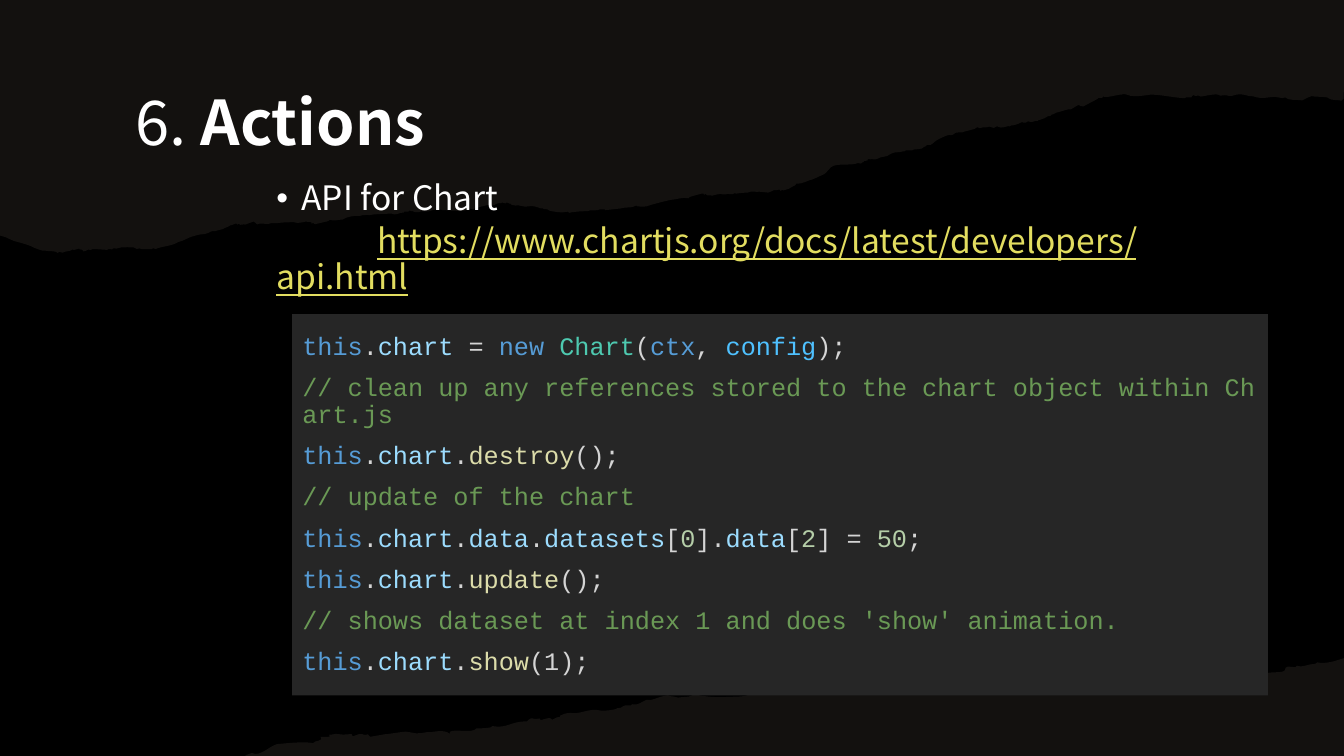
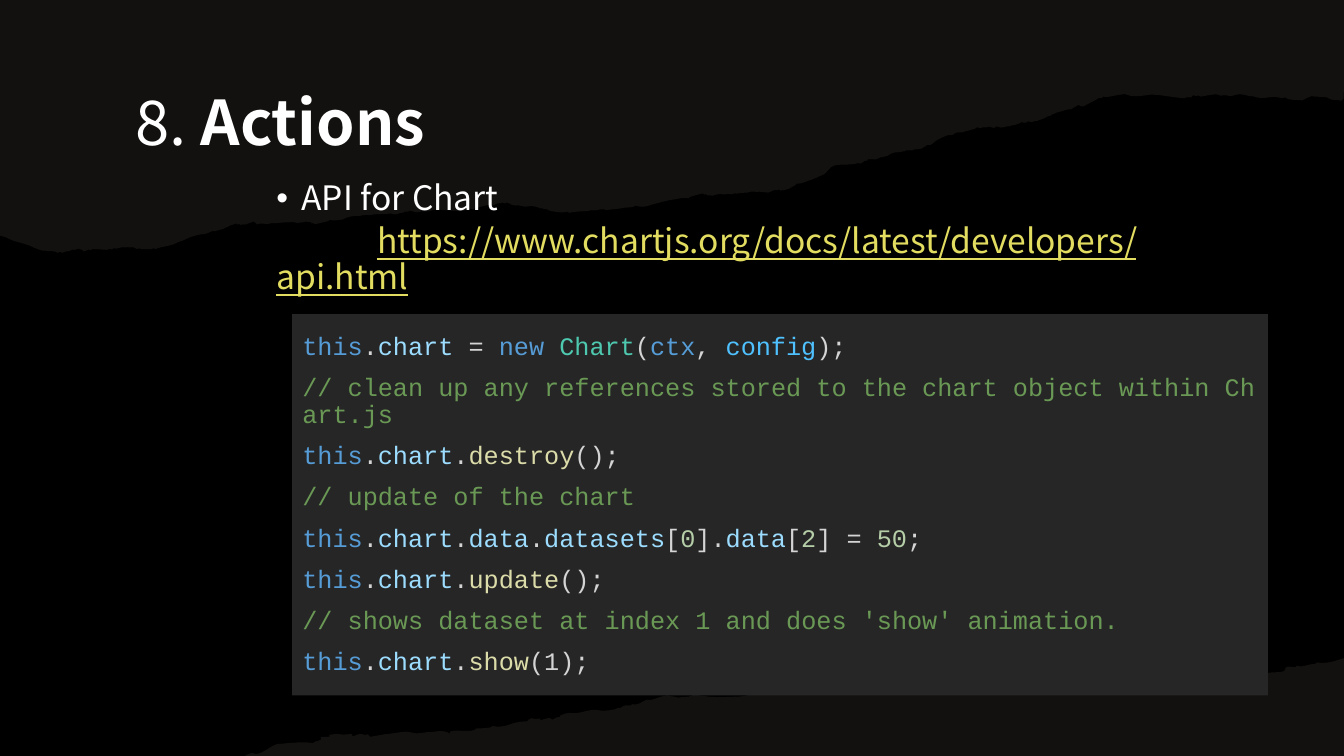
Before and after one commit to huynhtamhao/coding-guide, a slide deck: slide 21 of docs/assets/tutorials/ChartJs.pptx (slide 13 before the commit). Drawn at 1344x756 pixels with LibreOffice and Linux fonts; fonts in the diff are those of the drawing. Boxes give left, top, right and bottom in pixels: in the first picture for what was removed or moved away, otherwise in the second. Text is boxed around its words. In the diff, an @@ line names an element or a change of style, - is before the commit and + after.

```diff
--- a/docs/assets/tutorials/ChartJs.pptx
+++ b/docs/assets/tutorials/ChartJs.pptx
@@ title at [135, 95, 425, 146]: text changed @@
-6. Actions
+8. Actions
```
Also in this commit, not shown: 12 other slides changed, 8 slides added.
